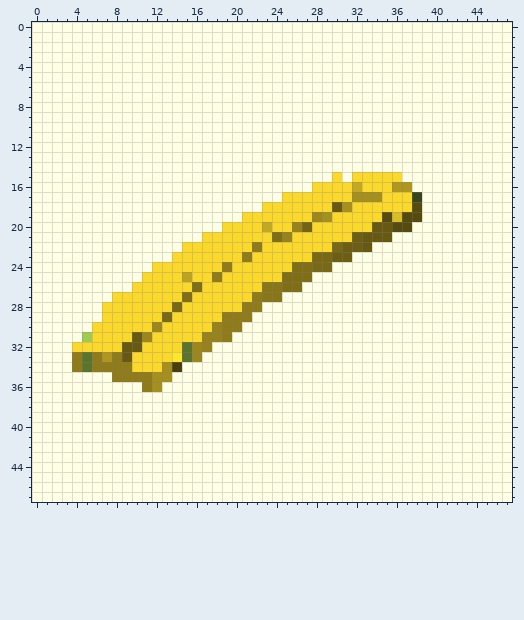
Pixel-art sprite: assets/generated/C15.png. Above is the file before it was changed.
The file is 48x48 pixels. Colours within 5 levels of each other are drawn and written as one.
The same view after the edit:
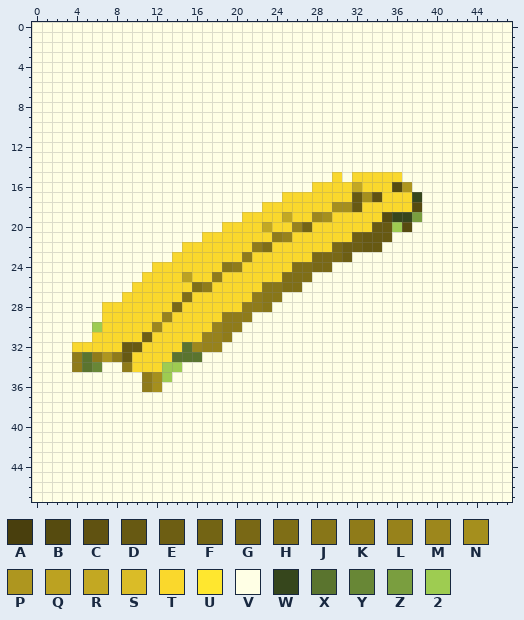
Palette (. is transparent): A #493f0d  B #564b0f  C #605211  D #675912  E #6d5e13  F #736414  G #796815  H #7f6e16  J #887618  K #8f7b19  L #97821b  M #9d871c  N #a58f1d  P #ae961f  Q #bca221  R #c3a822  S #dabc27  T #fad82c  U #ffe72f  V #ffffe5  W #36461c  X #5a742e  Y #688736  Z #7a9e3f  2 #9ecc51
Diff:
@@ x 0..47 @@
 15 VVVVVVVVVVVVVVVVVVVVVVVVVVVVVVTVTTTTTVVVVVVVVVVV
-16 VVVVVVVVVVVVVVVVVVVVVVVVVVVVTTTTRTTTPPVVVVVVVVVV
-17 VVVVVVVVVVVVVVVVVVVVVVVVVTTTTTTTNNNTTTWVVVVVVVVV
-18 VVVVVVVVVVVVVVVVVVVVVVVTTTTTTTDNTTTTTTBVVVVVVVVV
-19 VVVVVVVVVVVVVVVVVVVVVTTTTTTTMNTTTTTBSBBVVVVVVVVV
-20 VVVVVVVVVVVVVVVVVVVTTTTRTTLFTTTTTTDDBBVVVVVVVVVV
-21 VVVVVVVVVVVVVVVVVTTTTTTTHLTTTTTTEDDDVVVVVVVVVVVV
-22 VVVVVVVVVVVVVVVTTTTTTTKTTTTTTTGEEDVVVVVVVVVVVVVV
-23 VVVVVVVVVVVVVVTTTTTTTKTTTTTTGGEEVVVVVVVVVVVVVVVV
-24 VVVVVVVVVVVVTTTTTTTKTTTTTTHHGGVVVVVVVVVVVVVVVVVV
+16 VVVVVVVVVVVVVVVVVVVVVVVVVVVVTTTTRTTTBPVVVVVVVVVV
+17 VVVVVVVVVVVVVVVVVVVVVVVVVTTTTTTTDNCTTTWVVVVVVVVV
+18 VVVVVVVVVVVVVVVVVVVVVVVTTTTTTTNNDTTTTTBVVVVVVVVV
+19 VVVVVVVVVVVVVVVVVVVVVTTTTRTTMNTTTTTBWWZVVVVVVVVV
+20 VVVVVVVVVVVVVVVVVVVTTTTRTTLFTTTTTTDD2BVVVVVVVVVV
+21 VVVVVVVVVVVVVVVVVTTTTTTTKLTTTTTTEDDDVVVVVVVVVVVV
+22 VVVVVVVVVVVVVVVTTTTTTTKHTTTTTTGEEDDVVVVVVVVVVVVV
+23 VVVVVVVVVVVVVVTTTTTTTKTTTTTTGGGEVVVVVVVVVVVVVVVV
+24 VVVVVVVVVVVVTTTTTTTJKTTTTTHHGGVVVVVVVVVVVVVVVVVV
 25 VVVVVVVVVVVTTTTQTTKTTTTTTHHHVVVVVVVVVVVVVVVVVVVV
-26 VVVVVVVVVVTTTTTTHTTTTTTJJHHVVVVVVVVVVVVVVVVVVVVV
-27 VVVVVVVVTTTTTTTHTTTTTTKJJVVVVVVVVVVVVVVVVVVVVVVV
-28 VVVVVVVTTTTTTTGTTTTTTKKVVVVVVVVVVVVVVVVVVVVVVVVV
-29 VVVVVVVTTTTTTGTTTTTKKKVVVVVVVVVVVVVVVVVVVVVVVVVV
-30 VVVVVVTTTTTTMTTTTTLKKVVVVVVVVVVVVVVVVVVVVVVVVVVV
-31 VVVVV2TTTTDMTTTTTLLKVVVVVVVVVVVVVVVVVVVVVVVVVVVV
-32 VVVVTTTTTDDTTTTXMLVVVVVVVVVVVVVVVVVVVVVVVVVVVVVV
-33 VVVVKXKPKDTTTTUXMVVVVVVVVVVVVVVVVVVVVVVVVVVVVVVV
-34 VVVVKXKKKKTTTNAVVVVVVVVVVVVVVVVVVVVVVVVVVVVVVVVV
-35 VVVVVVVVKKKKNNVVVVVVVVVVVVVVVVVVVVVVVVVVVVVVVVVV
+26 VVVVVVVVVVTTTTTTHKTTTTTJJHHVVVVVVVVVVVVVVVVVVVVV
+27 VVVVVVVVVTTTTTTHTTTTTTKJJVVVVVVVVVVVVVVVVVVVVVVV
+28 VVVVVVVTTTTTTTGTTTTTTKKJVVVVVVVVVVVVVVVVVVVVVVVV
+29 VVVVVVVTTTTTTLTTTTTKKKVVVVVVVVVVVVVVVVVVVVVVVVVV
+30 VVVVVV2TTTTTMTTTTTLKKVVVVVVVVVVVVVVVVVVVVVVVVVVV
+31 VVVVVVTTTTTETTTTTLLKVVVVVVVVVVVVVVVVVVVVVVVVVVVV
+32 VVVVTTTTTDDTTTTXMLLVVVVVVVVVVVVVVVVVVVVVVVVVVVVV
+33 VVVVKXKPKDTTTTXXXVVVVVVVVVVVVVVVVVVVVVVVVVVVVVVV
+34 VVVVKXYVVKTTT22VVVVVVVVVVVVVVVVVVVVVVVVVVVVVVVVV
+35 VVVVVVVVVVVKN2VVVVVVVVVVVVVVVVVVVVVVVVVVVVVVVVVV
 36 VVVVVVVVVVVKNVVVVVVVVVVVVVVVVVVVVVVVVVVVVVVVVVVV
Changed places in both pictures, as pixel boxes (x1, y1, x2, y2):
changed: (332, 182, 422, 262)
changed: (82, 212, 292, 382)
